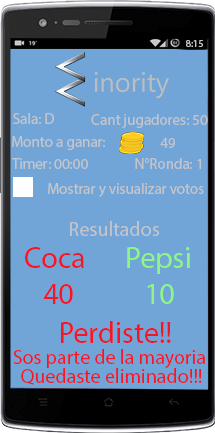
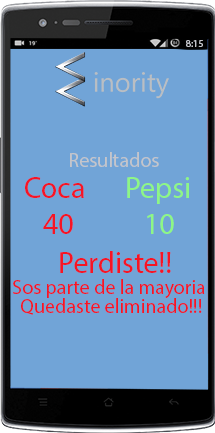
Layered file, before and after one edit (215 × 433). Changes by layer:
painted on "Pepsi 10" over [127,177,190,304]
painted on "Quedaste eliminado!!!" over [21,298,202,385]
painted on "Sos parte de la mayoria" over [13,279,205,368]
painted on "Perdiste!!" over [60,251,171,343]
painted on "Coca 40" over [25,177,84,304]
removed layer "Checkbox" over [13,177,33,197]
removed layer "Cant Jugadores" over [91,114,208,128]
painted on "Resultados" over [70,152,159,236]
removed layer "Mostrar y visualizar votos" over [48,183,204,197]
removed layer "N° Ronda" over [135,158,201,169]
removed layer "Timer" over [12,158,88,169]
removed layer "Monto a ganar" over [12,136,105,150]
removed layer "49" over [160,138,175,148]
removed layer "Monedas" over [119,132,144,154]
removed layer "Sala: D" over [13,113,54,124]
